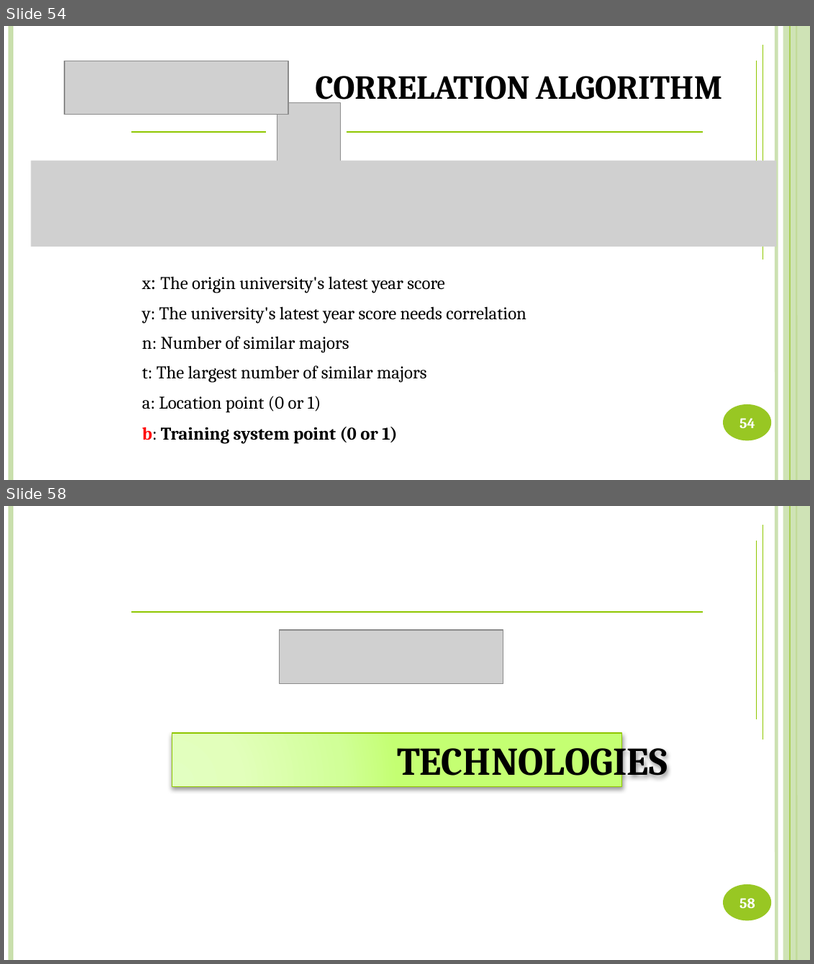
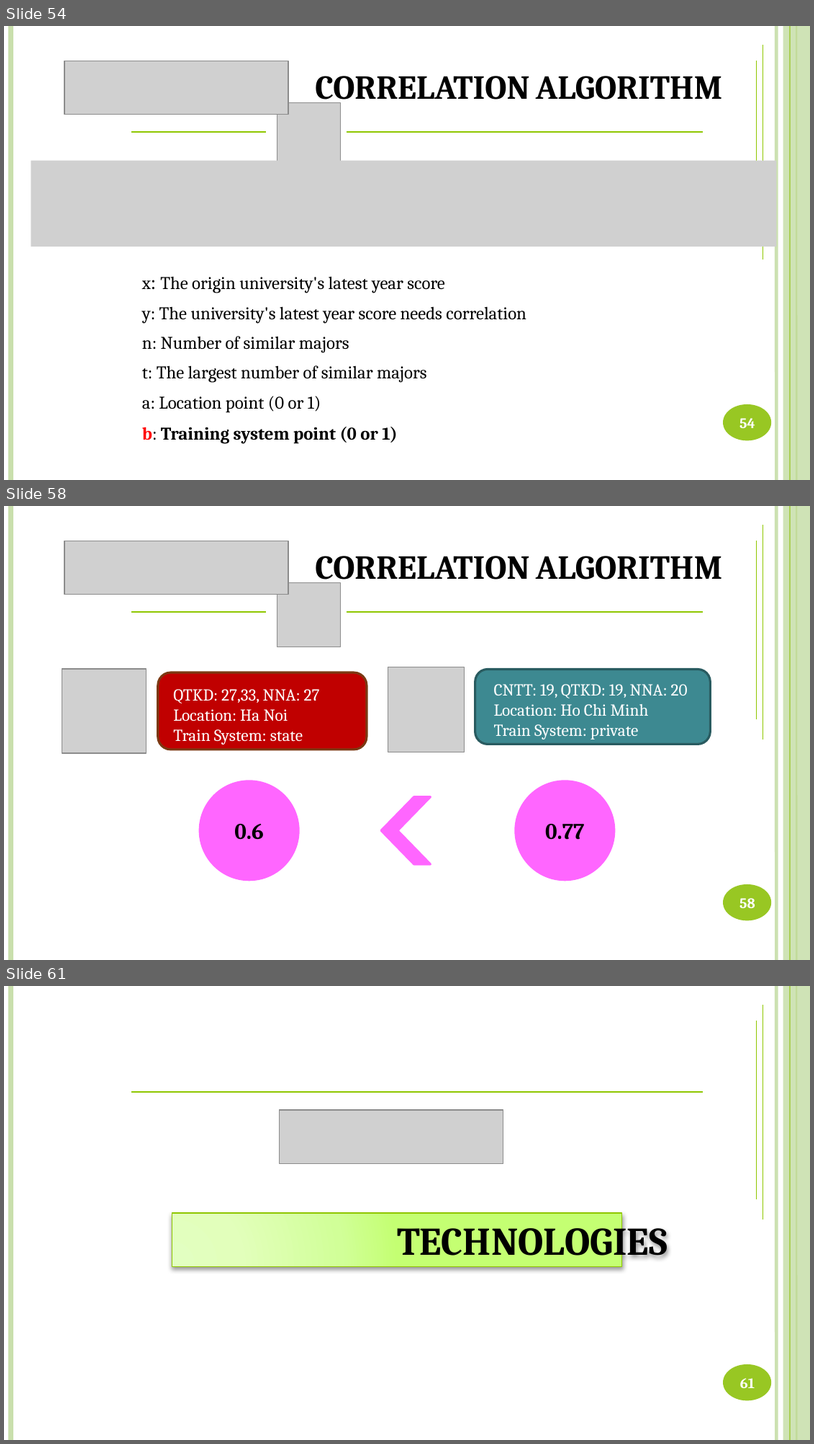
Before and after one commit to DanhLT2/Slide-Unistar, a slide deck: Slide-UniStar/UniStar.pptx. Shown one above the other, each under a label of ours: slides 54 and 58 before the commit, slides 54, 58 and 61 after it; the slides between them are not shown. The pictures are 814x964 and 814x1444 pixels, drawn with LibreOffice and Linux fonts; fonts in the diff are those of the drawing; grey boxes stand for pictures. Boxes give left, top, right and bottom in pixels: in the first picture for what was removed or moved away, otherwise in the second. Text is boxed around its words. In the diff, an @@ line names an element or a change of style, - is before the commit and + after.

```diff
--- a/Slide-UniStar/UniStar.pptx
+++ b/Slide-UniStar/UniStar.pptx
@@ slide 58 added at [4, 506, 810, 960], background #FFFFFF; not listed: 6 template elements that a slide beside it also shows @@
@@ line added from (764, 740) to (764, 525), #8FC800 1 pt @@
@@ picture added at [64, 541, 288, 595] @@
@@ line added from (756, 720) to (756, 540), #8FC800 1 pt @@
@@ text added at [315, 556, 723, 586], 30 pt, text #000000, bold, small capitals @@
+CORRELATION ALGORITHM
@@ picture added at [277, 582, 340, 646] @@
@@ line added from (131, 612) to (266, 612), #8FC800 1 pt @@
@@ line added from (347, 612) to (703, 612), #8FC800 1 pt @@
@@ picture added at [62, 669, 146, 753] @@
@@ rounded rectangle added at [158, 672, 367, 749], fill #C00000, outline #7B3913 2 pt @@
@@ picture added at [388, 667, 463, 752] @@
@@ rounded rectangle added at [476, 669, 711, 744], fill #3D8991, outline #295B60 2 pt @@
@@ text added at [173, 689, 320, 744], 15 pt, text #FFFFFF @@
+QTKD: 27,33, NNA: 27
+Location: Ha Noi
+Train System: state
@@ text added at [494, 684, 688, 739], 15 pt, text #FFFFFF @@
+CNTT: 19, QTKD: 19, NNA: 20
+Location: Ho Chi Minh
+Train System: private
@@ ellipse added at [199, 780, 300, 881], fill #FF66FF, 20 pt, text #000000, bold @@
+0.6
@@ ellipse added at [514, 780, 615, 881], fill #FF66FF, 20 pt, text #000000, bold @@
+0.77
@@ chevron added at [381, 796, 430, 863], fill #FF66FF, outline #FF66FF 2 pt @@
@@ page number added at [740, 898, 756, 908], 13 pt, text #FFFFFF, bold @@
+58
@@ what was slide 58 is now slide 61 @@
@@ page number at [741, 1378, 755, 1388]: text changed @@
-58
+61
```
Also in this commit, not shown: 7 slides changed, 2 other slides added, 1 slide removed.
